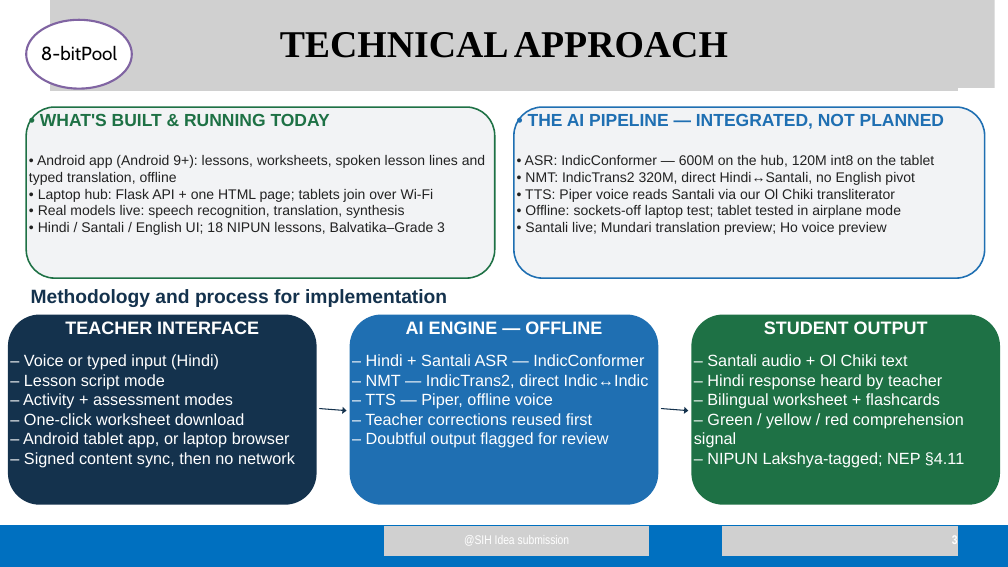
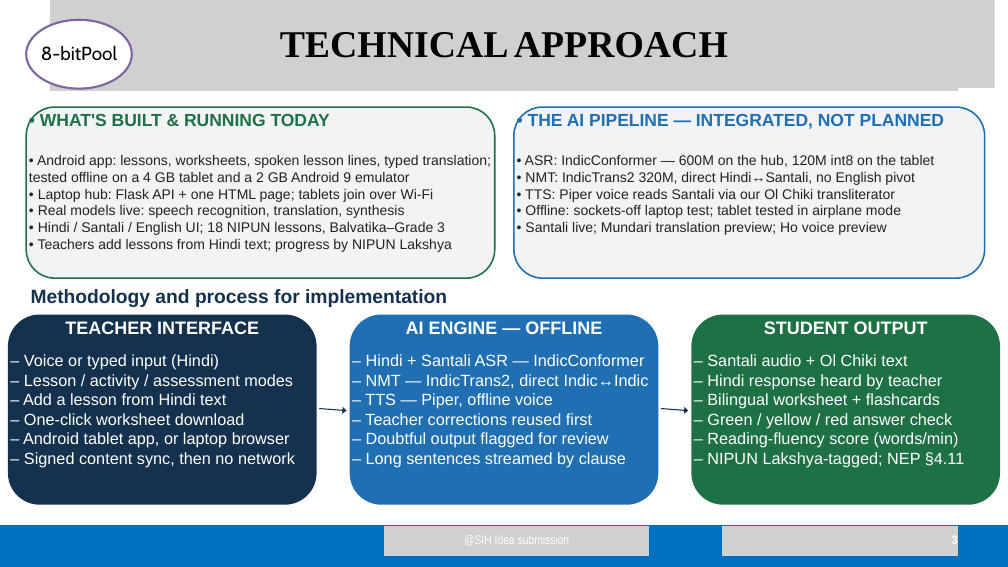
Before and after one commit to barath0512s-rgb/nijbhasha, a slide deck: slide 3 of docs/deck/Nijbhasha_SIH26042_8-bitPool.pptx. Drawn at 1008x567 pixels with LibreOffice and Linux fonts; fonts in the diff are those of the drawing; grey boxes stand for pictures. Boxes give left, top, right and bottom in pixels: in the first picture for what was removed or moved away, otherwise in the second. Text is boxed around its words. In the diff, an @@ line names an element or a change of style, - is before the commit and + after.

```diff
--- a/docs/deck/Nijbhasha_SIH26042_8-bitPool.pptx
+++ b/docs/deck/Nijbhasha_SIH26042_8-bitPool.pptx
@@ text at box(29, 155, 492, 182): text changed @@
-• Android app (Android 9+): lessons, worksheets, spoken lesson lines and typed translation, offline
+• Android app: lessons, worksheets, spoken lesson lines, typed translation; tested offline on a 4 GB tablet and a 2 GB Android 9 emulator
@@ text at box(38, 239, 452, 252): paragraph added @@
+• Teachers add lessons from Hindi text; progress by NIPUN Lakshya
@@ text at box(23, 374, 293, 405): text changed @@
-– Lesson script mode
-– Activity + assessment modes
+– Lesson / activity / assessment modes
+– Add a lesson from Hindi text
@@ text at box(707, 413, 959, 448): text changed @@
-– Green / yellow / red comprehension signal
+– Green / yellow / red answer check
+– Reading-fluency score (words/min)
@@ text at box(366, 452, 626, 468): paragraph added @@
+– Long sentences streamed by clause
```
Also in this commit, not shown: 2 other slides changed, 2 other files.
